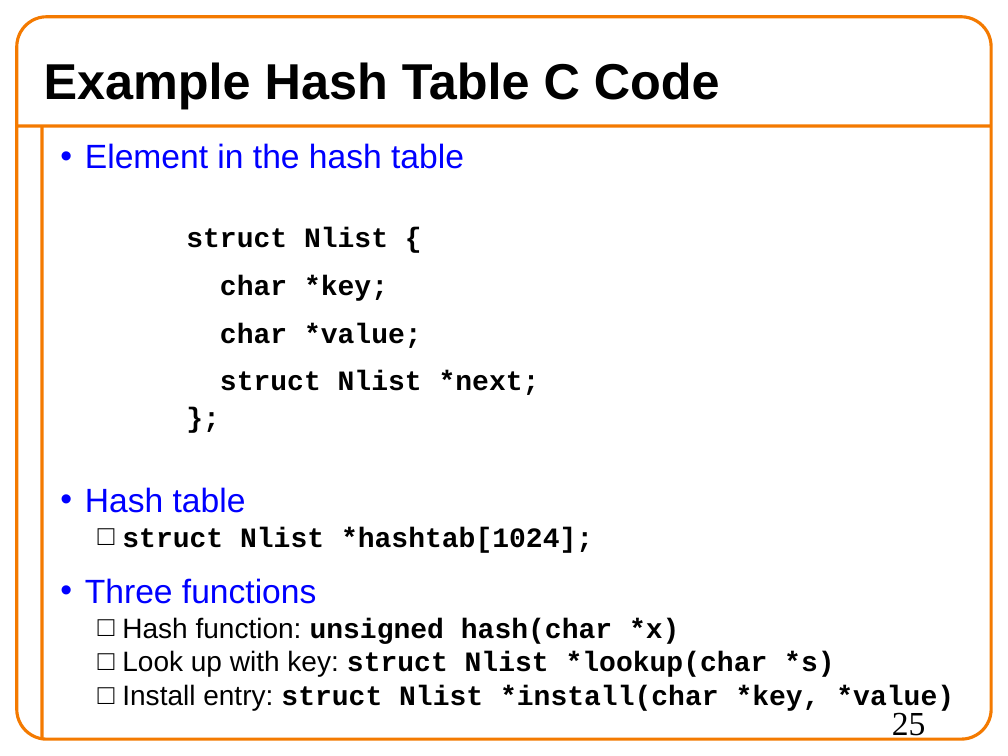
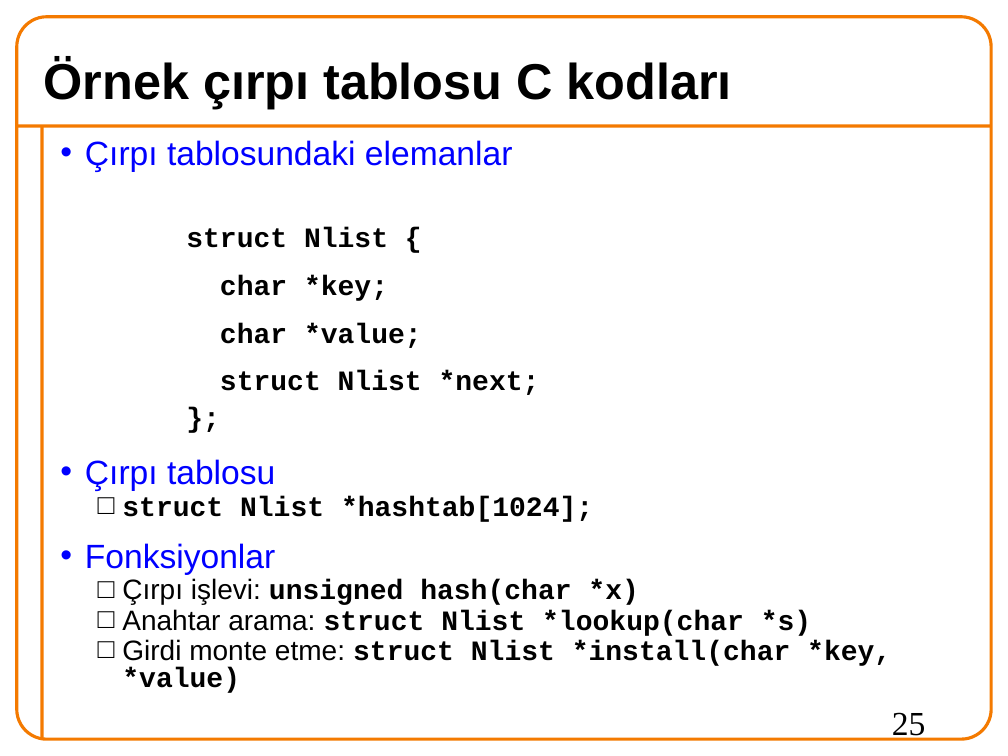
Before and after one commit to 19ceng/ceng201pro, a slide deck: slide 25 of 09hash.odp. Drawn at 1008x756 pixels with LibreOffice and Linux fonts; fonts in the diff are those of the drawing; background and template pictures are left out. Boxes give left, top, right and bottom in pixels: in the first picture for what was removed or moved away, otherwise in the second. Text is boxed around its words. In the diff, an @@ line names an element or a change of style, - is before the commit and + after.

Commit message:
09hash: OK

```diff
--- a/09hash.odp
+++ b/09hash.odp
@@ title at (44, 59, 732, 109): text changed @@
-Example Hash Table C Code
+Örnek çırpı tablosu C kodları
@@ text at (85, 140, 513, 491): text changed @@
-• Element in the hash table
-• Hash table
+• Çırpı tablosundaki elemanlar
+• Çırpı tablosu
@@ text at (122, 496, 593, 522): line spacing 0.9 to 0.8 @@
@@ text at (85, 543, 891, 693): text changed @@
-• Three functions
-  □ Hash function: unsigned hash(char *x)
-  □ Look up with key: struct Nlist *lookup(char *s)
-  □ Install entry: struct Nlist *install(char *key, *value)
+• Fonksiyonlar
+  □ Çırpı işlevi: unsigned hash(char *x)
+  □ Anahtar arama: struct Nlist *lookup(char *s)
+  □ Girdi monte etme: struct Nlist *install(char *key, *value)
```
Also in this commit, not shown: 25 other slides changed, 8 slides added, 8 slides removed, 1 other file.
